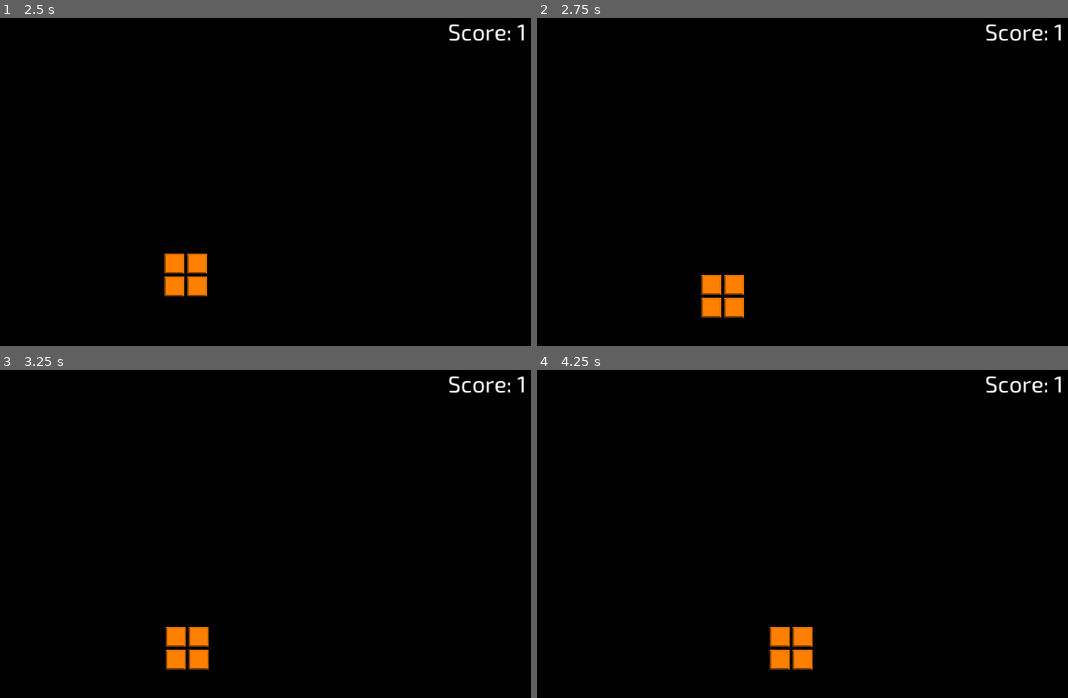
Above: before the commit, frames 1-4 (two rows, left to right).
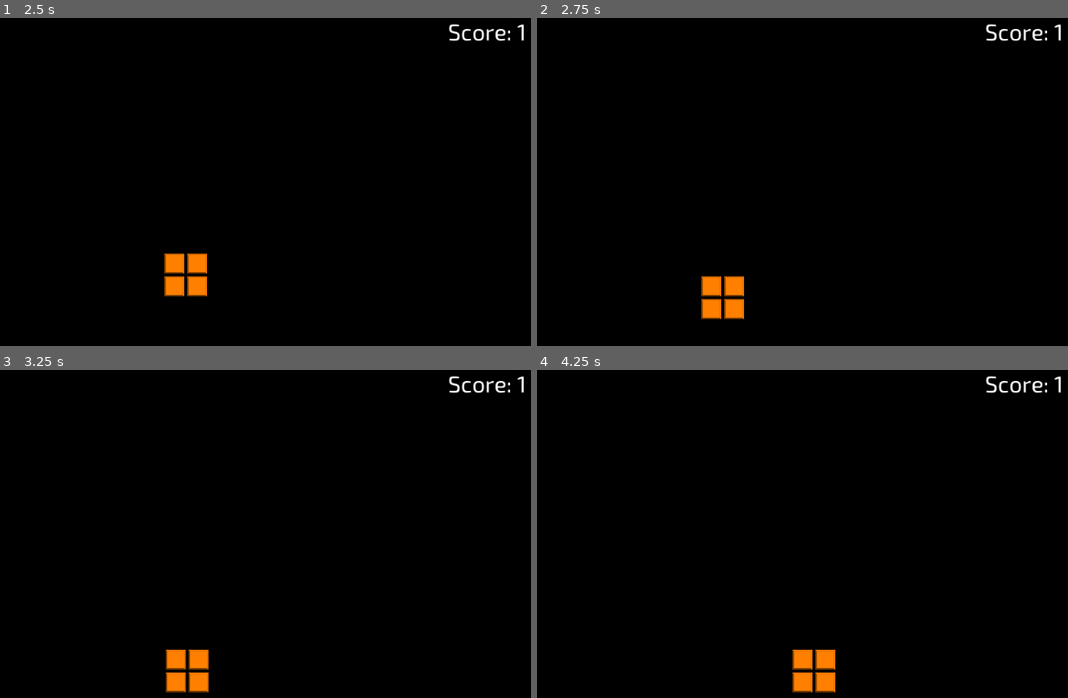
Above: after the commit, the same moments.

Repository: danielcannell/rotatris
Game: Godot game, scene res://Main.tscn
Same seed, same stepped clock (60 frames per second), same inputs: the game is played once before the commit and once after it.
Inputs:
- Up to frame 1 (2.5 s): no input
- Up to frame 2 (2.75 s): no input
- Up to frame 3 (3.25 s): no input
- Up to frame 4 (4.25 s): no input

Frame 1 is identical in both runs. In frame 2, 0.3% of the frame differs, in the area x 30-40%, y 78-92%; in frame 3, 1.0%; in frame 4, 1.4%, in the area x 43-57%, y 78-99%.

Commit message:
fix issue with grid size being off by one

Diff:
--- a/Block.gd
+++ b/Block.gd
@@ -108,11 +108,11 @@
             return false
 
         # Check if this square is leaving the grid bounds
-        if step[0] > 0 and c[0] >= Globals.GRID_HALF_WIDTH:
+        if step[0] > 0 and c[0] > Globals.GRID_HALF_WIDTH:
             return false
         if step[0] < 0 and c[0] <= -Globals.GRID_HALF_WIDTH:
             return false
-        if step[1] > 0 and c[1] >= Globals.GRID_HALF_WIDTH:
+        if step[1] > 0 and c[1] > Globals.GRID_HALF_WIDTH:
             return false
         if step[1] < 0 and c[1] <= -Globals.GRID_HALF_WIDTH:
             return false
